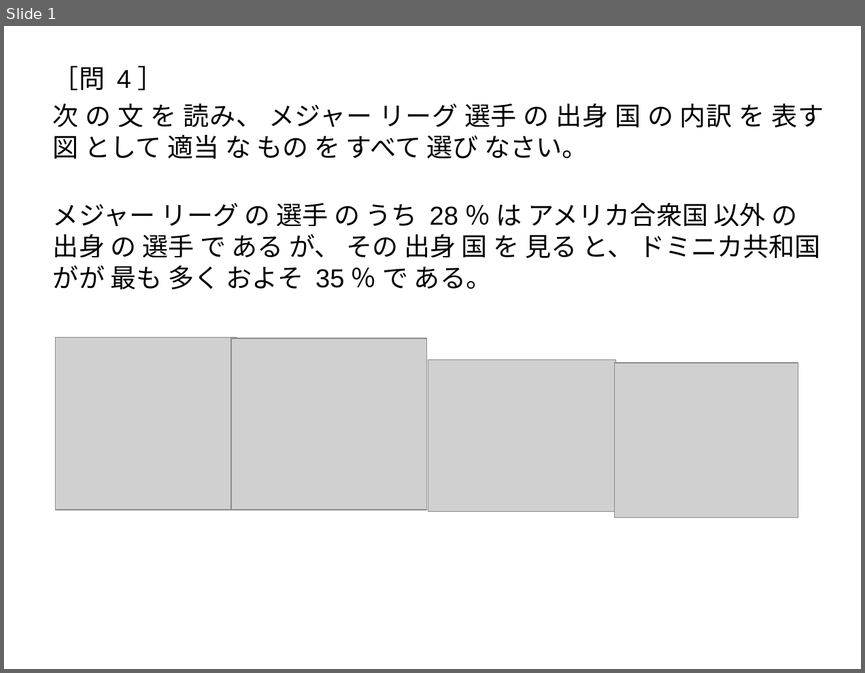
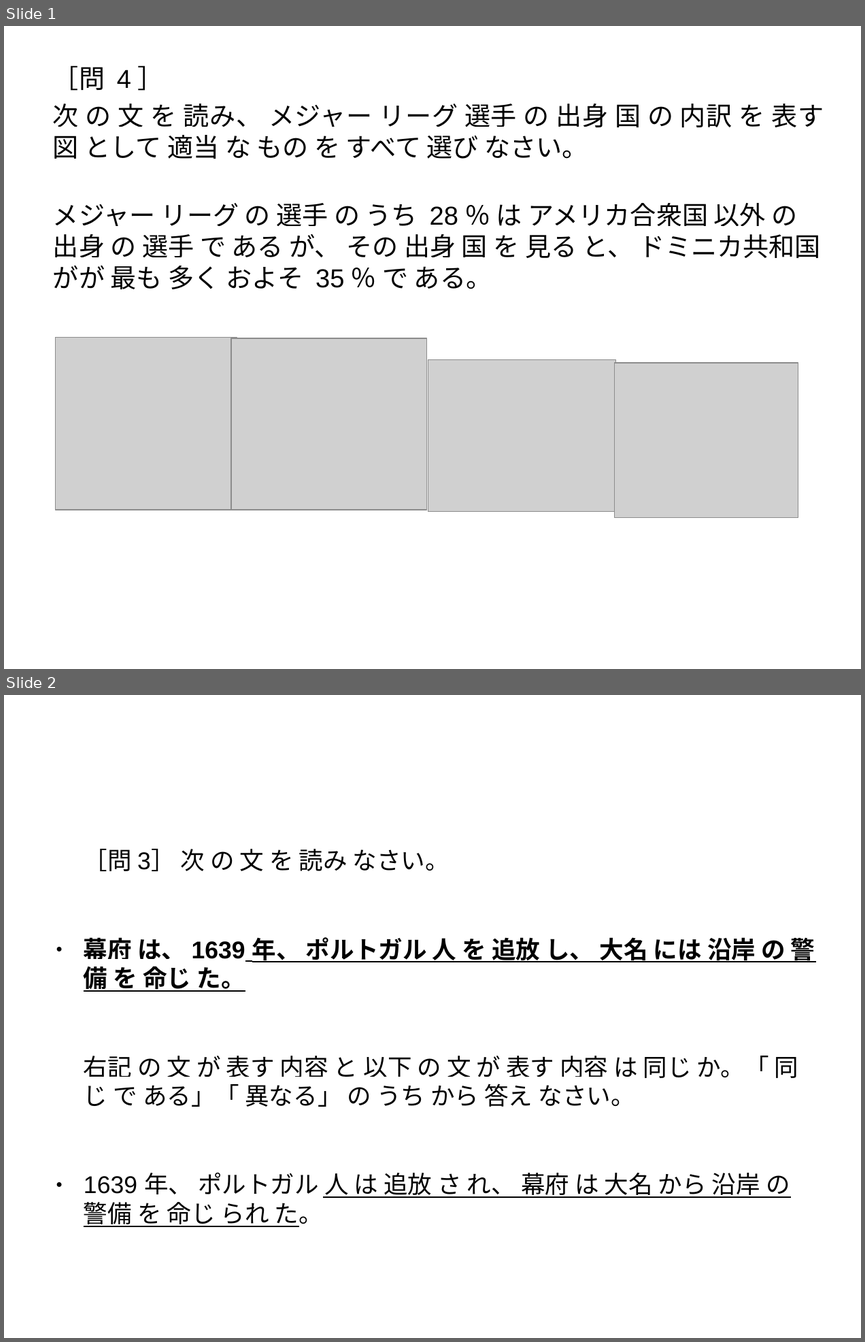
Before and after one commit to s-mitu/Documents, a slide deck: Slides/RSTについて.odp. Shown one above the other, each under a label of ours: slide 1 before the commit, slides 1 and 2 after it. The pictures are 865x673 and 865x1342 pixels, drawn with LibreOffice and Linux fonts; fonts in the diff are those of the drawing; grey boxes stand for pictures. Boxes give left, top, right and bottom in pixels: in the first picture for what was removed or moved away, otherwise in the second. Text is boxed around its words. In the diff, an @@ line names an element or a change of style, - is before the commit and + after.

```diff
--- a/Slides/RSTについて.odp
+++ b/Slides/RSTについて.odp
@@ slide 2 added at (4, 695, 861, 1338), background #FFFFFF @@
@@ text added at (84, 849, 815, 1227), 22.4 pt, text #000000, underline @@
+［問 3］ 次 の 文 を 読み なさい。
+● 幕府 は、 1639 年、 ポルトガル 人 を 追放 し、 大名 には 沿岸 の 警備 を 命じ た。
+右記 の 文 が 表す 内容 と 以下 の 文 が 表す 内容 は 同じ か。「 同じ で ある」「 異なる」 の うち から 答え なさい。
+● 1639 年、 ポルトガル 人 は 追放 さ れ、 幕府 は 大名 から 沿岸 の 警備 を 命じ られ た。
```
Also in this commit, not shown: 1 other slide added, 1 slide removed.
